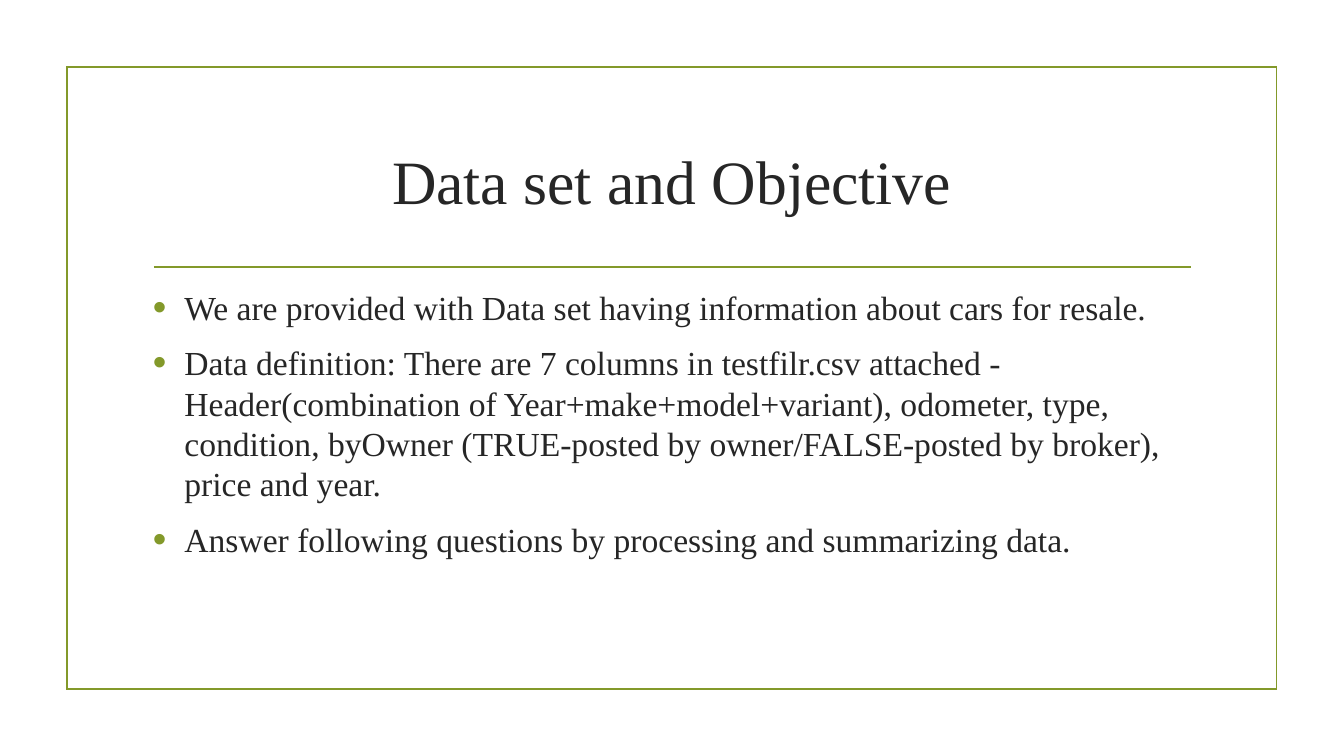
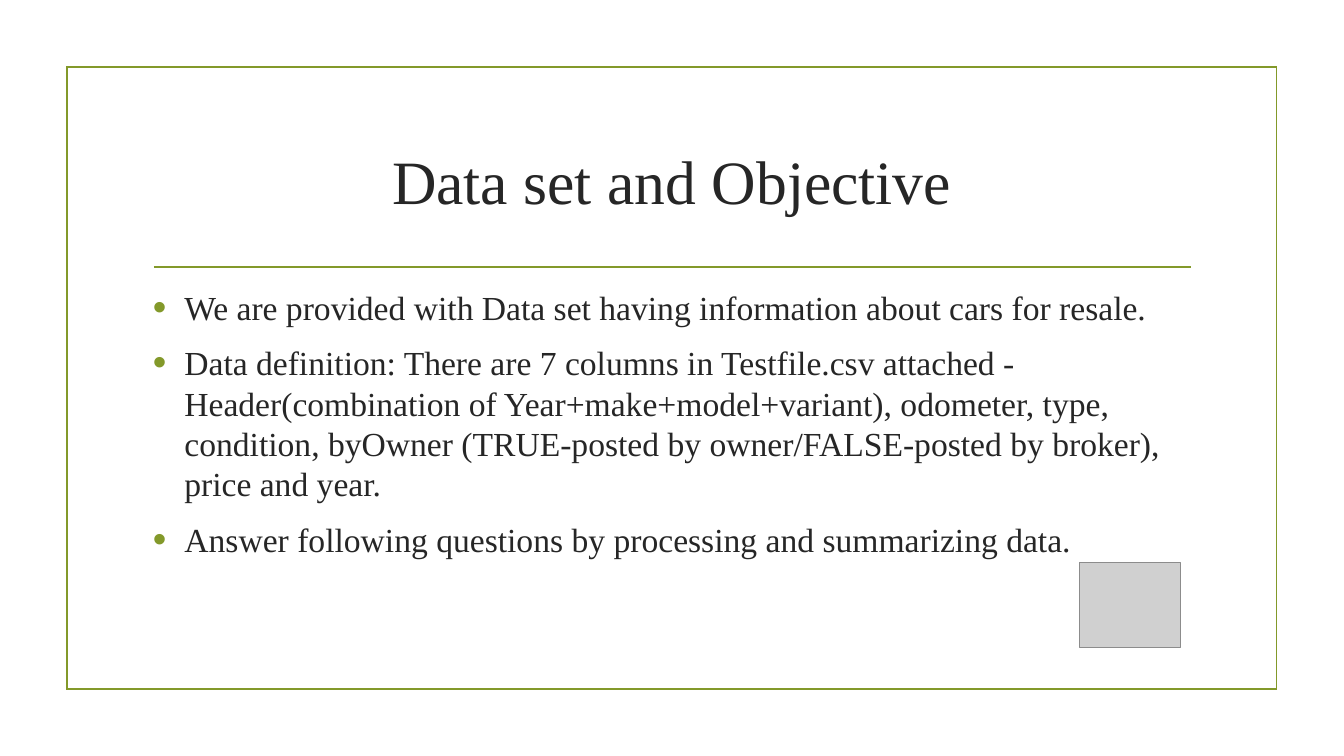
Before and after one commit to bhavsar-dushyant/Data-Processing-with-dplyr-and-tidyr, a slide deck: slide 2 of Case Study - Data Processing and Summarization using R.pptx. Drawn at 1344x756 pixels with LibreOffice and Linux fonts; fonts in the diff are those of the drawing; grey boxes stand for pictures; background and template pictures are left out. Boxes give left, top, right and bottom in pixels: in the first picture for what was removed or moved away, otherwise in the second. Text is boxed around its words. In the diff, an @@ line names an element or a change of style, - is before the commit and + after.

```diff
--- a/Case Study - Data Processing and Summarization using R.pptx
+++ b/Case Study - Data Processing and Summarization using R.pptx
@@ text at [184, 351, 1159, 503]: text changed @@
-• Data definition: There are 7 columns in testfilr.csv attached - Header(combination of Year+make+model+variant), odometer, type, condition, byOwner (TRUE-posted by owner/FALSE-posted by broker), price and year.
+• Data definition: There are 7 columns in Testfile.csv attached - Header(combination of Year+make+model+variant), odometer, type, condition, byOwner (TRUE-posted by owner/FALSE-posted by broker), price and year.
@@ picture added at [1080, 563, 1181, 647] @@
```
